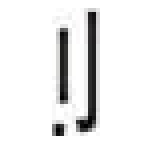
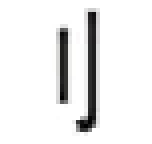
Layer changes from the first 152px x 144px image to the second:
painted on "Pasted Layer" over [52, 8, 100, 136]
